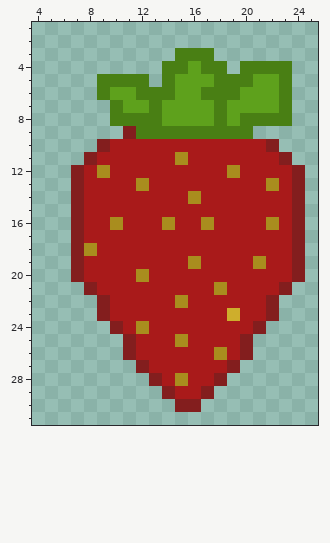
Pixel-art sprite -- JuegoFrutas/Assets/Sprites/StrawBerry.png. The first picture shows the starting point.
The file is 128x128 pixels, drawn in blocks of 4x4; one block is one cell here. Colours within 5 levels of each other are drawn and written as one. Shown: x 4..25, y 1..31.
Once edited:
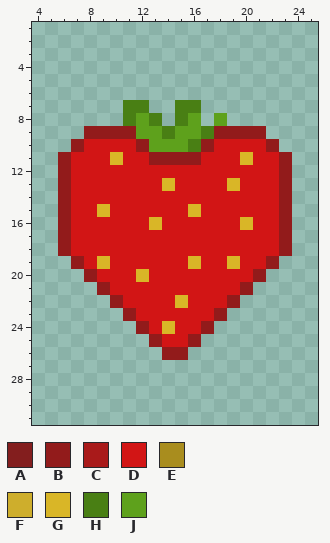
Palette (. is transparent): A #831e1e  B #921b1b  C #a91a1a  D #d21515  E #a98d1e  F #ceae2c  G #d9b627  H #497f14  J #5ea11c
Changes in this commit:
Changed rows in their new state; - is an unchanged pixel.
first column x 6:
 3 ---------...-------
 4 --------.....-....-
 5 ---....-..........-
 6 ---...............-
 7 ----.HH..HH.......-
 8 ----.-J-.H-.J.....-
 9 --BBBBJJ-JJ-BBBB---
10 -BDDDDBJJJHBDDDDB--
11 BDDDGDDBBBBDDDGDDB-
12 BDDDDDDDDDDDDDDDDB.
13 BDDDDDDDGDDDDGDDDB.
14 BDDDDDDDDDDDDDDDDB.
15 BDDGDDDDDDGDDDDDDB.
16 BDDDDDDGDDDDDDGDDB.
17 BDDDDDDDDDDDDDDDDB.
18 BDDDDDDDDDDDDDDDDB.
19 -BDGDDDDDDGDDGDDB..
20 -.BDDDGDDDDDDDDB...
21 --.BDDDDDDDDDDB...-
22 ---.BDDDDGDDDB...--
23 ---..BDDDDDDB....--
24 ----..BDGDDB....---
25 -----..BDDB....----
26 -----...BB.....----
27 ------........-----
28 -------......------
29 --------....-------
30 ---------..--------
Pixel boxes of the changes (left, top, right, bottom) in both pictures:
changed: (58, 48, 305, 412)
